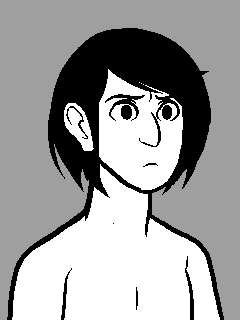
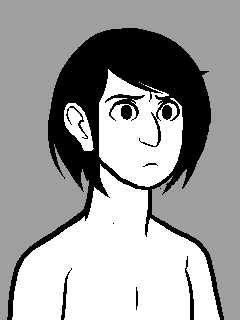
Revision of a layered 240×320 image; what changed, layer by layer:
added layer "Clipboard" in group "HEADS" over [119, 157, 179, 190]
hid "HEAD copy" over [119, 157, 179, 194]
